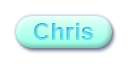
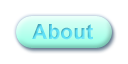
The second 128 x 64 image is a revision of the first. Changes to its layers:
renamed "Chris" to "About", painted on it over 32, 23, 94, 40
